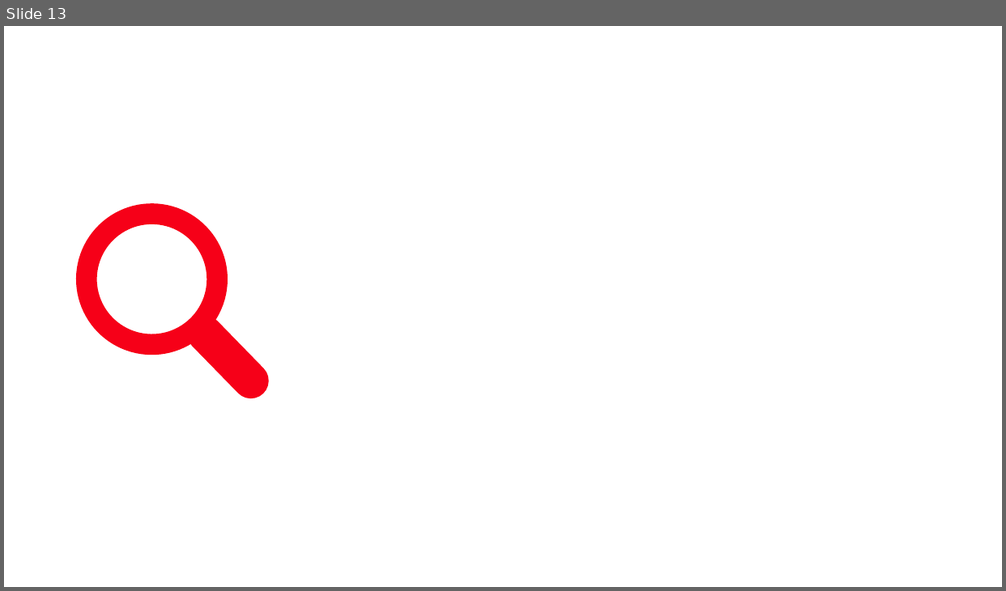
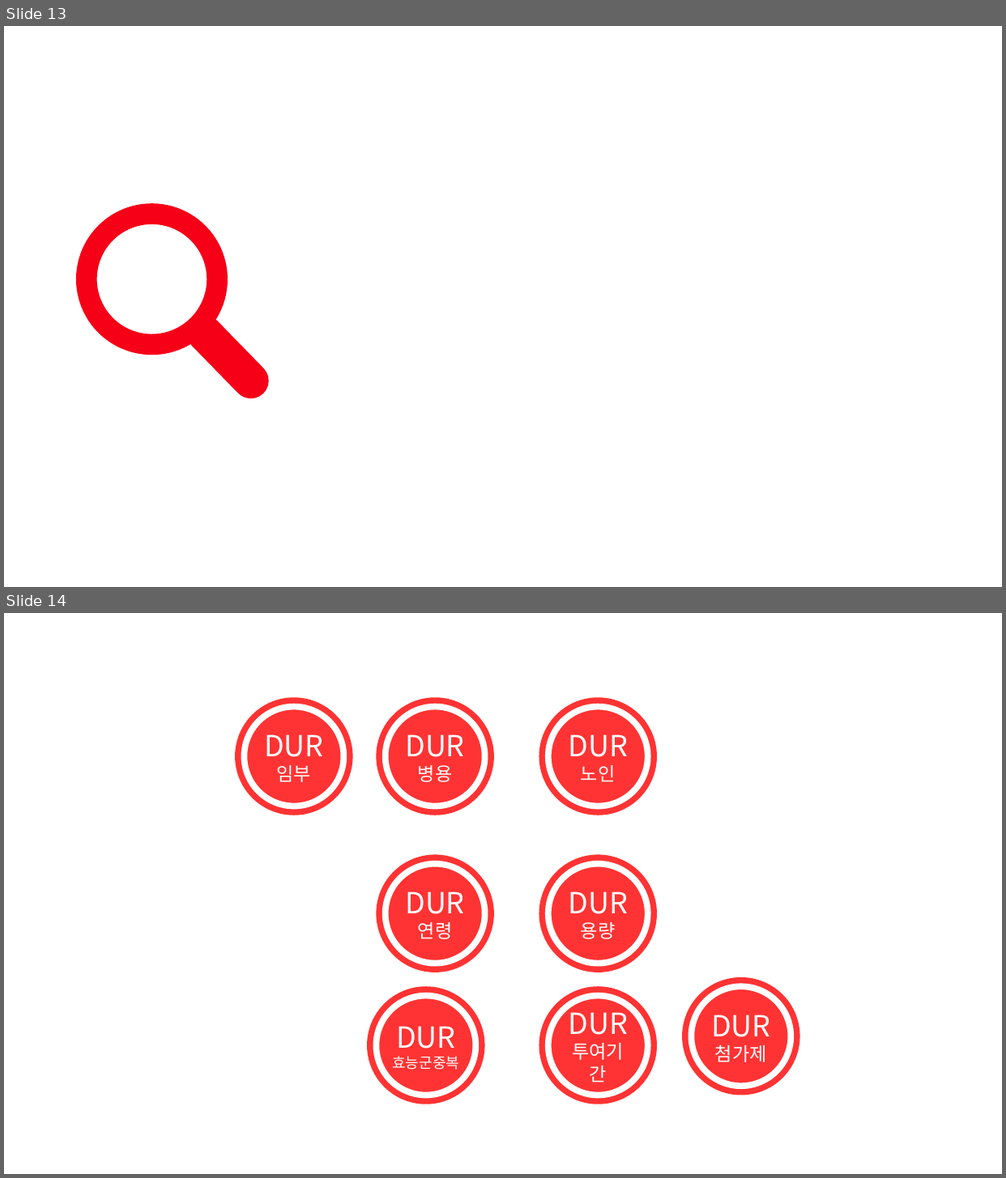
Before and after one commit to leahincom/Aejeong, a slide deck: 사진만들기용.pptx. Shown one above the other, each under a label of ours: slide 13 before the commit, slides 13 and 14 after it. The pictures are 1006x591 and 1006x1178 pixels, drawn with LibreOffice and Linux fonts; fonts in the diff are those of the drawing. Boxes give left, top, right and bottom in pixels: in the first picture for what was removed or moved away, otherwise in the second. Text is boxed around its words. In the diff, an @@ line names an element or a change of style, - is before the commit and + after.

```diff
--- a/사진만들기용.pptx
+++ b/사진만들기용.pptx
@@ slide 14 added at (4,613,1002,1174), background #FFFFFF @@
@@ ellipse added at (236,697,353,815), fill #FF3333, 28 pt, text #FFFFFF @@
+DUR
+임부
@@ ellipse added at (245,707,344,806), outline #FFFFFF 6 pt @@
@@ ellipse added at (376,697,493,815), fill #FF3333, 28 pt, text #FFFFFF @@
+DUR
+병용
@@ ellipse added at (385,707,484,806), outline #FFFFFF 6 pt @@
@@ ellipse added at (539,697,657,815), fill #FF3333, 28 pt, text #FFFFFF @@
+DUR
+노인
@@ ellipse added at (548,707,648,806), outline #FFFFFF 6 pt @@
@@ ellipse added at (376,855,493,973), fill #FF3333, 28 pt, text #FFFFFF @@
+DUR
+연령
@@ ellipse added at (539,855,657,973), fill #FF3333, 28 pt, text #FFFFFF @@
+DUR
+용량
@@ ellipse added at (385,864,484,964), outline #FFFFFF 6 pt @@
@@ ellipse added at (548,864,648,964), outline #FFFFFF 6 pt @@
@@ ellipse added at (122,946,222,1046), outline #FFFFFF 6 pt @@
@@ ellipse added at (367,986,484,1104), fill #FF3333, 14 pt, text #FFFFFF @@
+DUR
+효능군중복
@@ ellipse added at (376,995,475,1095), outline #FFFFFF 6 pt @@
@@ ellipse added at (539,986,657,1104), fill #FF3333, 18 pt, text #FFFFFF @@
+DUR
+투여기간
@@ ellipse added at (548,995,648,1095), outline #FFFFFF 6 pt @@
@@ ellipse added at (682,977,799,1095), fill #FF3333, 28 pt, text #FFFFFF @@
+DUR
+첨가제
@@ ellipse added at (691,986,791,1086), outline #FFFFFF 6 pt @@
```
Also in this commit, not shown: 1 slide changed, 13 other files.
